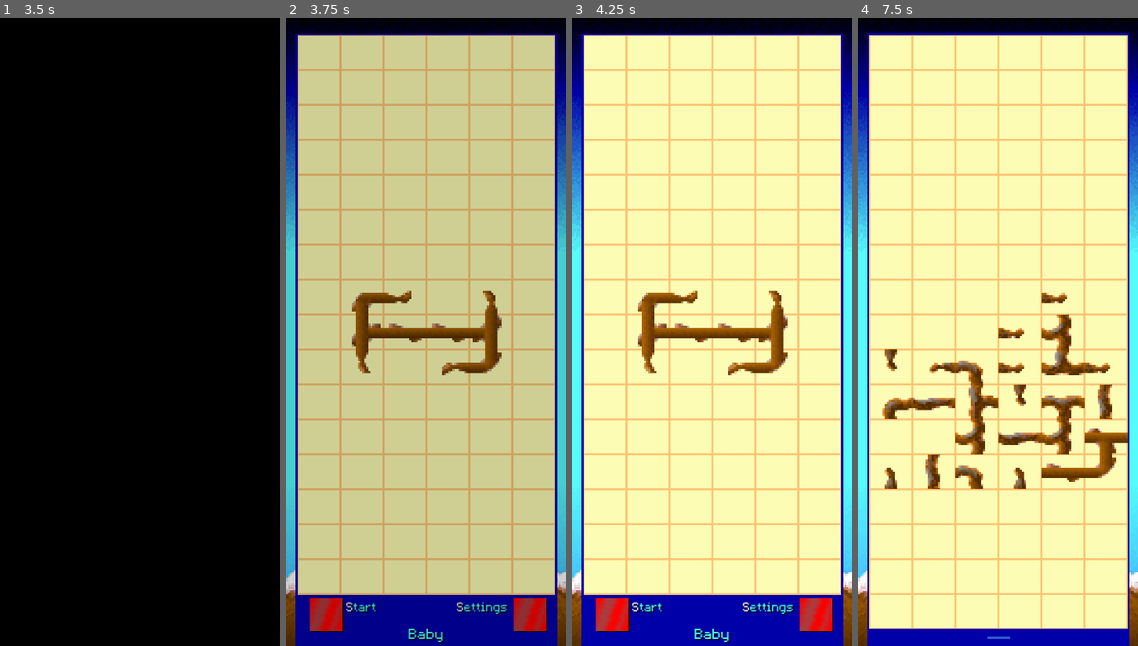
Above: before the commit, frames 1-4 (left to right).
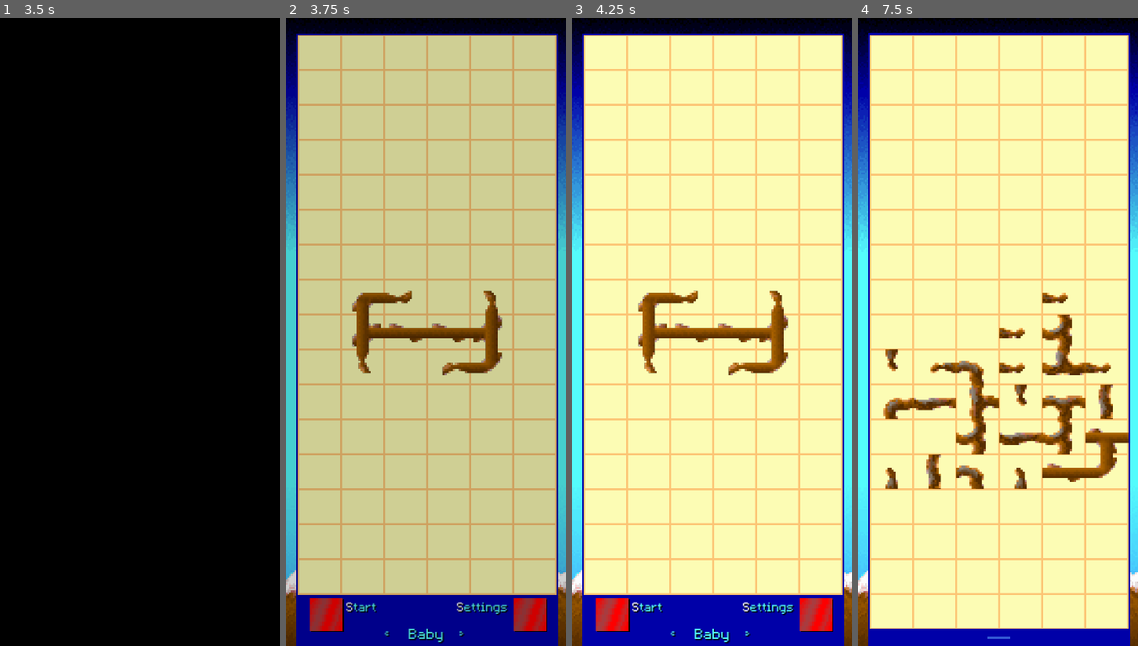
Above: after the commit, the same moments.

Repository: vurglepuddle/branch
Game: Godot game, scene res://scenes/PreClock.tscn
Two runs of this game, one before a commit and one after it. Both use one fixed random seed, a clock stepped at 60 frames per second and the inputs below.
Inputs (mouse positions are in pixels of both pictures, inside the frame that each line leads up to):
- Up to frame 1 (3.5 s): tap Enter at 0.5 s; move the mouse to (201, 300) at 0.52 s; tap 1 at 0.6 s; click (201, 300) at 0.67 s; drag from (84, 363) to (126, 457) at 1.27 s; move the mouse to (168, 193) at 2.02 s; tap 3 at 2.1 s; click (168, 193) at 2.17 s; tap Space at 2.75 s; drag from (126, 457) to (56, 237) at 2.77 s
- Up to frame 2 (3.75 s): move the mouse to (510, 426) at 3.52 s; tap 5 at 3.6 s; click (510, 426) at 3.67 s
- Up to frame 3 (4.25 s): no input
- Up to frame 4 (7.5 s): click (897, 614) at 4.25 s; tap Enter at 5, 6.5 s; drag from (914, 237) to (956, 175) at 5.02 s; tap Space at 5.75, 7.25 s; move the mouse to (1012, 332) at 5.77 s; tap 1 at 5.85 s; click (1012, 332) at 5.92 s; drag from (956, 175) to (942, 363) at 6.52 s; move the mouse to (1059, 300) at 7.27 s; tap 3 at 7.35 s; click (1059, 300) at 7.42 s

Frame 1 is identical in both runs. In frame 2, 4.1% of the frame differs, in the area x 0-100%, y 2-100%; in frame 3, 4.4%; in frame 4, 5.9%.

Commit message:
Fix stale preview tiles during menu return transition
- New main menu transition
- Replace deferred preview cleanup with immediate SubViewport tile clearing
- Hide and warm up menu preview texture before revealing it
- Retire menu preview render target when starting a level
- Preserve seamless tile replacement animation when returning from game

Diff:
--- a/scenes/Branch.tscn
+++ b/scenes/Branch.tscn
@@ -661,7 +661,7 @@
 [node name="Branch" type="Node2D"]
 z_index = 10
 z_as_relative = false
-position = Vector2(154, 137)
+position = Vector2(-100, -100)
 script = ExtResource("1_sskbb")
 
 [node name="FruitStar" type="AnimatedSprite2D" parent="."]
--- a/scenes/Grid.tscn
+++ b/scenes/Grid.tscn
@@ -13,9 +13,9 @@
 
 [node name="ColorRect2" type="ColorRect" parent="."]
 z_index = -99
-offset_left = -3.0
+offset_left = -4.0
 offset_top = -4.0
-offset_right = 507.0
+offset_right = 508.0
 offset_bottom = 1220.0
 color = Color(0, 0, 0.658824, 1)
 
--- a/scenes/main_menu.tscn
+++ b/scenes/main_menu.tscn
@@ -23,7 +23,7 @@
 z_index = 101
 custom_minimum_size = Vector2(504, 1090)
 layout_mode = 0
-offset_left = 21.0
+offset_left = 22.0
 offset_top = 33.0
 offset_right = 525.0
 offset_bottom = 1130.0
@@ -137,9 +137,42 @@
 autowrap_mode = 0
 tab_size = 1
 
+[node name="SwipeHintLeft" type="RichTextLabel" parent="."]
+unique_name_in_owner = true
+z_index = 112
+clip_contents = false
+layout_mode = 0
+offset_left = 191.0
+offset_top = 1173.0
+offset_right = 229.0
+offset_bottom = 1219.0
+theme = ExtResource("5_m1wwi")
+theme_override_font_sizes/normal_font_size = 38
+bbcode_enabled = true
+text = "[color=#54fcfc]<[/color]"
+fit_content = true
+scroll_active = false
+autowrap_mode = 0
+
+[node name="SwipeHintRight" type="RichTextLabel" parent="."]
+unique_name_in_owner = true
+z_index = 112
+clip_contents = false
+layout_mode = 0
+offset_left = 337.0
+offset_top = 1173.0
+offset_right = 375.0
+offset_bottom = 1219.0
+theme = ExtResource("5_m1wwi")
+theme_override_font_sizes/normal_font_size = 38
+bbcode_enabled = true
+text = "[color=#54fcfc]>[/color]"
+fit_content = true
+scroll_active = false
+autowrap_mode = 0
+
 [node name="Grid2" type="Sprite2D" parent="."]
-position = Vector2(272.5, 611)
-scale = Vector2(0.998016, 1)
+position = Vector2(274, 611)
 texture = ExtResource("3_8srqj")
 
 [node name="PanelBg_mainmenu" type="ColorRect" parent="."]
@@ -148,34 +181,25 @@
 anchors_preset = 15
 anchor_right = 1.0
 anchor_bottom = 1.0
-offset_left = 17.0
+offset_left = 18.0
 offset_top = 1122.0
-offset_right = -17.0
+offset_right = -15.0
 offset_bottom = 16.0
 grow_horizontal = 2
 grow_vertical = 2
 color = Color(0, 0, 0.658824, 1)
 
-[node name="ColorRect" type="ColorRect" parent="."]
-visible = false
-layout_mode = 0
-offset_left = 18.0
-offset_top = 1122.0
-offset_right = 528.0
-offset_bottom = 1238.0
-color = Color(0, 0, 0.658824, 1)
-
 [node name="ColorRect2" type="ColorRect" parent="."]
 z_index = -99
 layout_mode = 0
-offset_left = 17.0
+offset_left = 18.0
 offset_top = 30.0
-offset_right = 528.0
+offset_right = 530.0
 offset_bottom = 1254.0
 color = Color(0, 0, 0.658824, 1)
 
 [node name="Bg" type="Sprite2D" parent="."]
 z_index = -100
-position = Vector2(275.5, 608)
+position = Vector2(277.5, 608)
 scale = Vector2(0.299191, 0.29911)
 texture = ExtResource("7_mg7qi")
--- a/scripts/core/GlobalSettings.gd
+++ b/scripts/core/GlobalSettings.gd
@@ -12,6 +12,7 @@
 # Set by main_menu.gd before scene change; read and cleared by grid.gd on load.
 var pending_puzzle_data: Dictionary = {}
 var pending_puzzle_is_toroidal: bool = false
+var return_from_game: bool = false
 
 const SETTINGS_PATH := "user://settings.cfg"
 
--- a/scripts/core/WordPreviewRenderer.gd
+++ b/scripts/core/WordPreviewRenderer.gd
@@ -39,6 +39,16 @@
 	print("WordPreviewRenderer _ready: Initialized SubViewport size to: ", self.size)
 
 
+func clear_preview() -> void:
+	if not is_instance_valid(tile_container):
+		return
+
+	for child in tile_container.get_children():
+		tile_container.remove_child(child)
+		child.free()
+	_tile_map.clear()
+
+
 func generate_preview(difficulty_name: String):
 	if not branch_preview_scene or not is_instance_valid(tile_container) or not (DifficultyLayouts is Node) \
 	   or cell_pixel_size.x <= 0 or cell_pixel_size.y <= 0 \
@@ -46,9 +56,7 @@
 		printerr("WordPreviewRenderer: Aborting generate_preview due to missing components or invalid settings.")
 		return
 
-	for child in tile_container.get_children():
-		child.queue_free()
-	_tile_map.clear()
+	clear_preview()
 
 	var layouts = DifficultyLayouts.PREVIEW_LAYOUTS
 	if not layouts.has(difficulty_name):
--- a/scripts/core/grid.gd
+++ b/scripts/core/grid.gd
@@ -166,7 +166,7 @@
 			if should_return_to_menu:
 				# Consume the input BEFORE changing the scene
 				get_viewport().set_input_as_handled()
-				_return_to_main_menu()
+				_exit_to_main_menu()
 				# No 'return' needed here if _return_to_main_menu changes scene,
 				# as this node will likely be gone before further _input processing.
 				# However, to be absolutely safe and prevent further code in _input from running for this event:
@@ -198,7 +198,7 @@
 func center_grid():
 	var screen_size = get_viewport_rect().size
 	var grid_size = Vector2(grid_width * 84, grid_height * 68)
-	position = (screen_size - grid_size) / 2
+	position = ((screen_size - grid_size) / 2.0).ceil() + Vector2(1, 0)
 
 
 func _process(_delta):
@@ -626,7 +626,7 @@
 
 func _on_give_up_requested() -> void:
 	if not GlobalSettings.give_up_animation:
-		_return_to_main_menu()
+		_exit_to_main_menu()
 		return
 	_game_hud.hide_panel()
 	_game_hud.locked = true
@@ -691,16 +691,83 @@
 	level_won_waiting_for_exit_input = true
 	await get_tree().create_timer(3.0).timeout
 	if level_won_waiting_for_exit_input:
-		_return_to_main_menu()
-
-func _return_to_main_menu():
-	level_won_waiting_for_exit_input = false # Reset the flag
-
-	if AudioManager:
-		# AudioManager._load_and_set_music_track_from_stream(null, false, false, 0.1) # Stop music quickly
-		pass
-
-	SceneChanger.change_scene_with_fade("res://scenes/main_menu.tscn", 0.2)
+		_exit_to_main_menu()
+
+func _exit_to_main_menu() -> void:
+	level_won_waiting_for_exit_input = false
+	is_level_complete_animation_playing = true
+
+	var canvas := CanvasLayer.new()
+	canvas.layer = 3
+	add_child(canvas)
+
+	var fake_panel := ColorRect.new()
+	fake_panel.color = Color(0, 0, 0.658824, 1)
+	fake_panel.size = Vector2(511, 116)
+	fake_panel.position = Vector2(17.0, 1538.0)
+	canvas.add_child(fake_panel)
+
+	var diff: String = current_difficulty_str
+	var preview_layout: Array = DifficultyLayouts.PREVIEW_LAYOUTS.get(diff, [])
+	var preview_map: Dictionary = {}
+	for tile_info in preview_layout:
+		preview_map[tile_info["pos"]] = tile_info
+
+	var pos_set: Dictionary = {}
+	for tile_info in preview_layout:
+		pos_set[tile_info["pos"]] = true
+	for x in range(grid_width):
+		for y in range(grid_height):
+			var b: BranchNode = branches[x][y]
+			if b != null and b.branch_type != BranchType.EMPTY:
+				pos_set[Vector2i(x, y)] = true
+
+	var positions: Array = pos_set.keys()
+	positions.shuffle()
+
+	var total: int = positions.size()
+	var slide_started: bool = false
+	var branch_preview_scene: PackedScene = preload("res://scenes/Branch_Preview.tscn")
+
+	for i in range(total):
+		var pos: Vector2i = positions[i]
+		var screen_pos := position + Vector2(pos.x * 84 + 42, pos.y * 68 + 34)
+
+		if pos.x < branches.size() and pos.y < branches[pos.x].size() and branches[pos.x][pos.y] != null:
+			branches[pos.x][pos.y].visible = false
+
+		if preview_map.has(pos):
+			var info: Dictionary = preview_map[pos]
+			var node: Node2D = branch_preview_scene.instantiate()
+			node.position = screen_pos
+			canvas.add_child(node)
+			node.set_tile_visuals(info["tile_type_enum"], info["rot_idx"],
+								  info.get("state", "alive"))
+
+		if AudioManager:
+			AudioManager.play_beep_pitched(pos.y, grid_height)
+
+		if not slide_started and i >= int(total * 0.70):
+			slide_started = true
+			var slide_duration: float = maxf((total - i) * 0.01, 0.12)
+			var tween := create_tween().set_trans(Tween.TRANS_SINE).set_ease(Tween.EASE_OUT)
+			tween.tween_property(fake_panel, "position:y", 1122.0, slide_duration)
+
+		if i < total - 1:
+			await get_tree().create_timer(0.01).timeout
+
+	GlobalSettings.return_from_game = true
+	var menu: Node = load("res://scenes/main_menu.tscn").instantiate()
+	get_tree().root.add_child(menu)
+	get_tree().current_scene = menu
+	# Frame-based wait: call_deferred(frame1) → generate_preview+await(frame2)
+	# → texture set(frame3) → buffer(frames 4-5).
+	await get_tree().process_frame
+	await get_tree().process_frame
+	await get_tree().process_frame
+	await get_tree().process_frame
+	await get_tree().process_frame
+	queue_free()
 
 
 #func run_batch_generation_test(difficulty_to_test: String, num_runs: int = 100):
--- a/scripts/core/main_menu.gd
+++ b/scripts/core/main_menu.gd
@@ -22,6 +22,8 @@
 
 @onready var word_preview_renderer: SubViewport = $WordPreviewRenderer
 @onready var difficulty_preview_display: TextureRect = $DifficultyPreviewDisplay
+@onready var _hint_left: RichTextLabel = %SwipeHintLeft
+@onready var _hint_right: RichTextLabel = %SwipeHintRight
 
 var difficulty_levels: Array = ["baby", "intern", "profi", "master", "expert", "torrero"]
 var current_difficulty_index: int
@@ -33,6 +35,7 @@
 var _drag_start: Vector2 = Vector2(-1.0, -1.0)
 var _settings_overlay: Control
 var _transitioning: bool = false
+var _preview_generation_id: int = 0
 
 func _format_label_text(base_text: String) -> String:
 	if base_text.is_empty():
@@ -44,6 +47,8 @@
 func _ready():
 	start_button.pressed.connect(_on_start_button_pressed)
 	settings_button.pressed.connect(_on_settings_button_pressed)
+	difficulty_preview_display.visible = false
+	difficulty_preview_display.texture = null
 	print("MainMenu: _ready() - Signals connected.")
 
 	var overlay_scene: PackedScene = preload("res://scenes/SettingsOverlay.tscn")
@@ -61,12 +66,17 @@
 		printerr("MainMenu: GlobalSettings not found in _ready(). Defaulting difficulty index to 0.")
 
 	call_deferred("_initialize_post_audio_manager_ready")
+	_animate_swipe_hints()
 	update_difficulty_display()
 	if GlobalSettings:
 		GlobalSettings.current_difficulty = difficulty_levels[current_difficulty_index]
 
 func _initialize_post_audio_manager_ready():
 	_update_difficulty_preview()
+
+	if GlobalSettings.return_from_game:
+		GlobalSettings.return_from_game = false
+		return  # overlay in grid.gd is still covering; no fade needed
 
 	if FadeOverlay:
 		FadeOverlay.fade_rect.color = Color.BLACK
@@ -92,7 +102,7 @@
 			return
 		var dx: float = event.position.x - _drag_start.x
 		if abs(dx) > SWIPE_THRESHOLD:
-			_cycle_difficulty(1 if dx > 0 else -1)
+			_cycle_difficulty(-1 if dx > 0 else 1)
 			_drag_start = Vector2(-1.0, -1.0)
 			get_viewport().set_input_as_handled()
 
@@ -108,32 +118,63 @@
 	_update_difficulty_preview()
 
 func _update_difficulty_preview():
+	_preview_generation_id += 1
+	var generation_id: int = _preview_generation_id
+
 	if not is_instance_valid(word_preview_renderer) or not is_instance_valid(difficulty_preview_display):
 		printerr("MainMenu: Preview renderer or display TextureRect not ready/assigned.")
 		if is_instance_valid(difficulty_preview_display):
 			difficulty_preview_display.texture = null
 			difficulty_preview_display.custom_minimum_size = Vector2.ZERO
+			difficulty_preview_display.visible = false
 		return
 
 	var current_difficulty_name: String = difficulty_levels[current_difficulty_index]
 	print("MainMenu: Updating preview for '", current_difficulty_name, "'")
+
+	difficulty_preview_display.visible = false
+	difficulty_preview_display.texture = null
 
 	if not word_preview_renderer.is_node_ready():
 		print("MainMenu: word_preview_renderer not ready yet, awaiting...")
 		await word_preview_renderer.ready
+		if generation_id != _preview_generation_id:
+			return
 
 	word_preview_renderer.generate_preview(current_difficulty_name)
 	await get_tree().process_frame
+	await get_tree().process_frame
+	if generation_id != _preview_generation_id:
+		return
+
 	var vp_texture: ViewportTexture = word_preview_renderer.get_texture()
 
 	if vp_texture and vp_texture.get_width() > 0 and vp_texture.get_height() > 0:
 		difficulty_preview_display.texture = vp_texture
 		difficulty_preview_display.custom_minimum_size = vp_texture.get_size()
 		difficulty_preview_display.expand_mode = TextureRect.EXPAND_IGNORE_SIZE
+		difficulty_preview_display.visible = true
 	else:
 		printerr("MainMenu: Failed to get valid texture from SubViewport for '", current_difficulty_name, "'")
 		difficulty_preview_display.texture = null
 		difficulty_preview_display.custom_minimum_size = Vector2.ZERO
+		difficulty_preview_display.visible = false
+
+func _animate_swipe_hints() -> void:
+	var orig_left: float  = _hint_left.position.x
+	var orig_right: float = _hint_right.position.x
+	while is_instance_valid(self) and not _transitioning:
+		await get_tree().create_timer(2.5).timeout
+		if not is_instance_valid(self) or _transitioning:
+			break
+		var t1 := create_tween().set_parallel(true).set_trans(Tween.TRANS_SINE).set_ease(Tween.EASE_OUT)
+		t1.tween_property(_hint_left,  "position:x", orig_left  - 12.0, 0.22)
+		t1.tween_property(_hint_right, "position:x", orig_right + 12.0, 0.22)
+		await t1.finished
+		var t2 := create_tween().set_parallel(true).set_trans(Tween.TRANS_SINE).set_ease(Tween.EASE_IN)
+		t2.tween_property(_hint_left,  "position:x", orig_left,  0.22)
+		t2.tween_property(_hint_right, "position:x", orig_right, 0.22)
+		await t2.finished
 
 func _on_settings_button_pressed():
 	if AudioManager: AudioManager.play_named_sfx("beep_sound")
@@ -159,7 +200,16 @@
 	var grid: Node = load("res://scenes/Grid.tscn").instantiate()
 	get_tree().root.add_child(grid)
 	get_tree().current_scene = grid
+	_retire_preview_renderer()
+	await get_tree().process_frame
 	queue_free()
+
+func _retire_preview_renderer() -> void:
+	if is_instance_valid(difficulty_preview_display):
+		difficulty_preview_display.texture = null
+		difficulty_preview_display.visible = false
+	if is_instance_valid(word_preview_renderer) and word_preview_renderer.has_method("clear_preview"):
+		word_preview_renderer.clear_preview()
 
 func _generate_and_store_puzzle() -> void:
 	var diff: String = difficulty_levels[current_difficulty_index]
@@ -190,6 +240,8 @@
 	tween.tween_property(panel, "offset_bottom", panel.offset_bottom + 300.0, 0.5)
 	tween.tween_property(%DifficultyLabel, "modulate:a", 0.0, 0.25)
 	tween.tween_property(hbox, "modulate:a", 0.0, 0.25)
+	tween.tween_property(_hint_left,  "modulate:a", 0.0, 0.25)
+	tween.tween_property(_hint_right, "modulate:a", 0.0, 0.25)
 
 func _collect_animation_positions() -> Array:
 	var pos_set: Dictionary = {}
